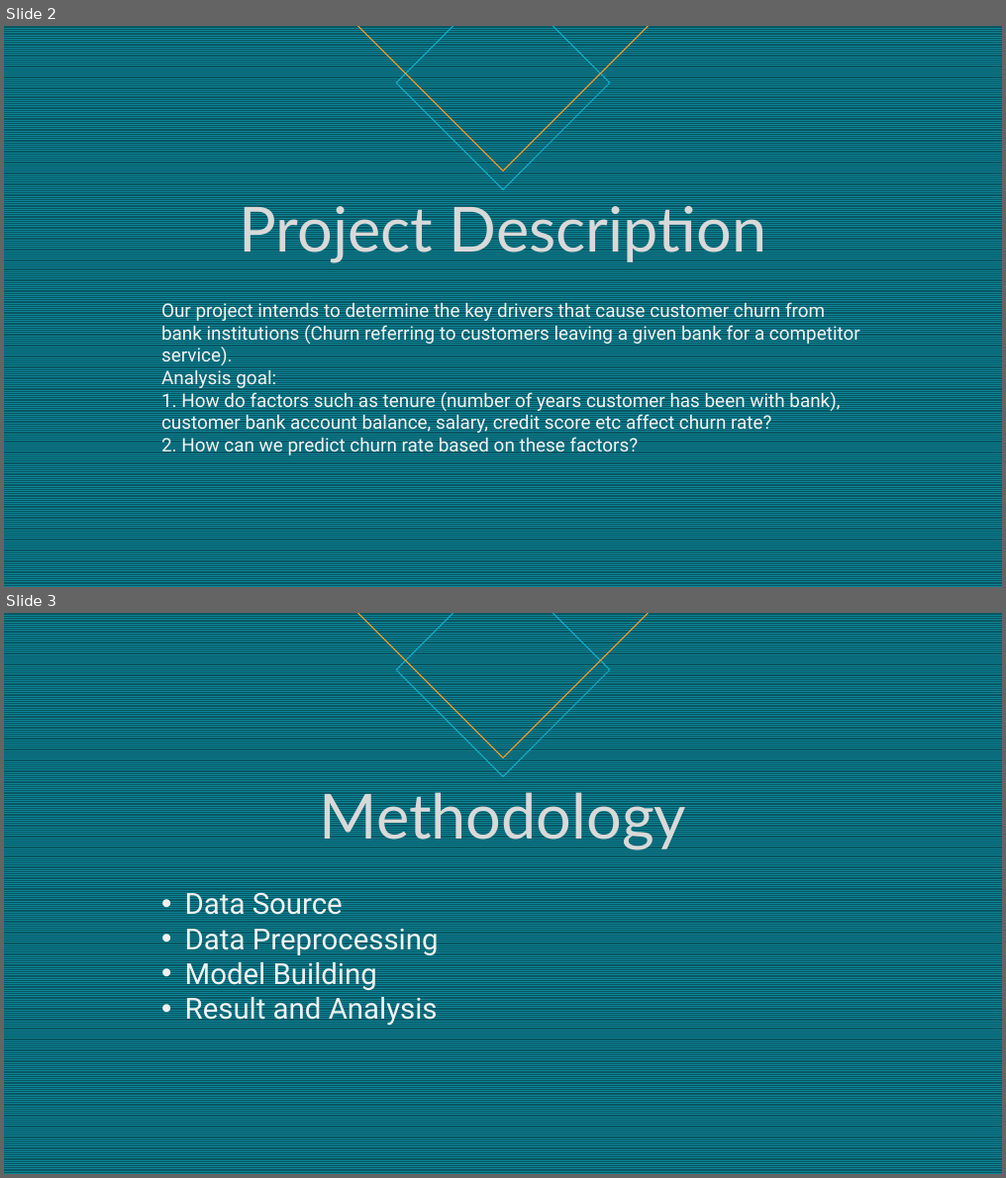
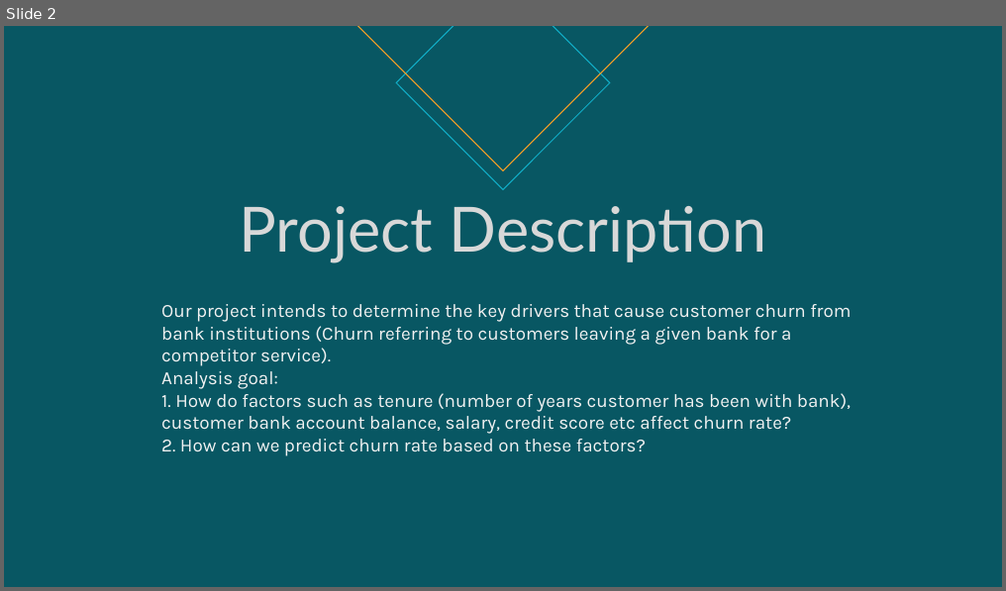
Before and after one commit to rtatat/bank-customer-churn, a slide deck: Bank Customer Churn Analysis.pptx. Shown one above the other, each under a label of ours: slides 2 and 3 before the commit, slide 2 after it. The pictures are 1006x1178 and 1006x591 pixels, drawn with LibreOffice and Linux fonts; fonts in the diff are those of the drawing. Boxes give left, top, right and bottom in pixels: in the first picture for what was removed or moved away, otherwise in the second. Text is boxed around its words. In the diff, an @@ line names an element or a change of style, - is before the commit and + after.

```diff
--- a/Bank Customer Churn Analysis.pptx
+++ b/Bank Customer Churn Analysis.pptx
@@ slide 3 removed at bbox=[4, 613, 1002, 1174], background pattern #0D8295 on #085764 @@
@@ diamond removed at bbox=[358, 613, 648, 758] @@
@@ diamond removed at bbox=[396, 613, 610, 776] @@
@@ title removed at bbox=[320, 784, 687, 851] @@
-Methodology
@@ text removed at bbox=[185, 888, 439, 1027] @@
-• Data Source
-• Data Preprocessing
-• Model Building
-• Result and Analysis
@@ slide 2 changed as well @@
@@ background pattern #0D8295 on #085764 to #085763 @@
@@ title "Project Description" at bbox=[240, 206, 766, 264]: text colour #D9D9D9 to #D8D8D8 @@
@@ text "Our project intends to determine ..." at bbox=[161, 304, 850, 457]: font Roboto to Karla @@
```
Also in this commit, not shown: 4 other slides changed, 8 slides added, 3 other slides removed.
